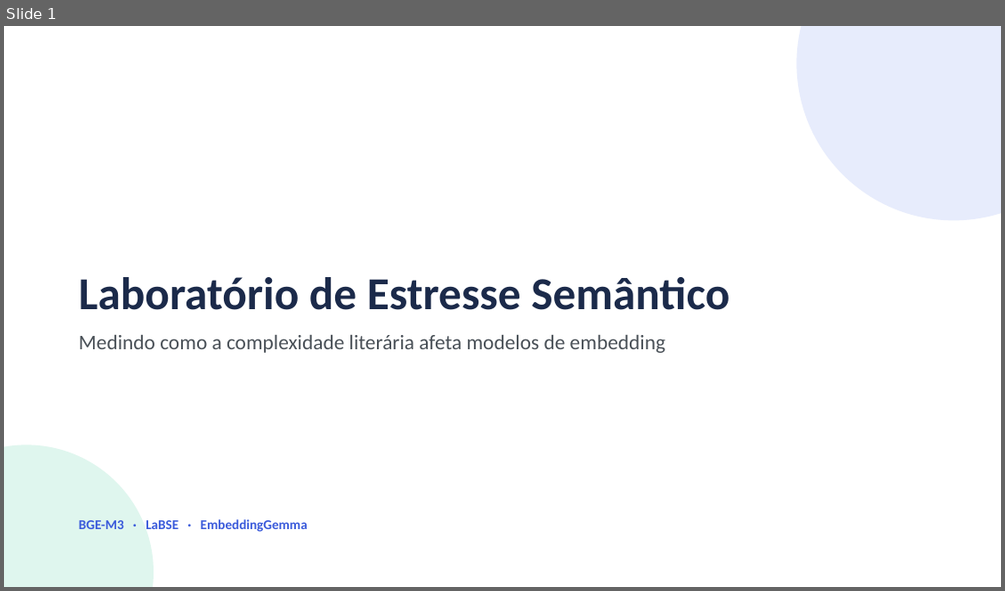
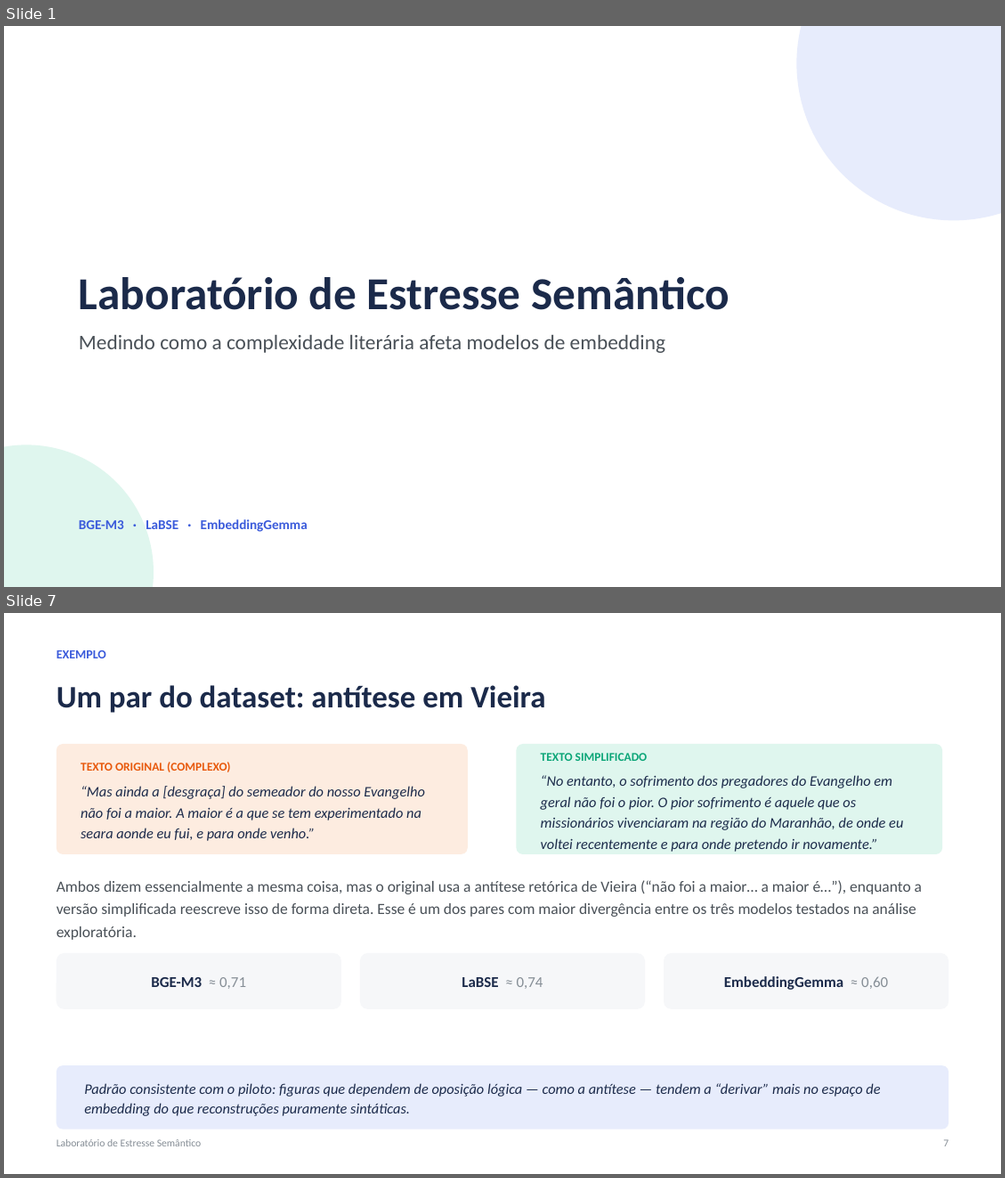
Before and after one commit to lalabohm/semantic-stress-lab, a slide deck: apresentacao/laboratorio_estresse_semantico.pptx. Shown one above the other, each under a label of ours: slide 1 before the commit, slides 1 and 7 after it; the slides between them are not shown. The pictures are 1005x591 and 1005x1178 pixels, drawn with LibreOffice and Linux fonts; fonts in the diff are those of the drawing. Boxes give left, top, right and bottom in pixels: in the first picture for what was removed or moved away, otherwise in the second. Text is boxed around its words. In the diff, an @@ line names an element or a change of style, - is before the commit and + after.

```diff
--- a/apresentacao/laboratorio_estresse_semantico.pptx
+++ b/apresentacao/laboratorio_estresse_semantico.pptx
@@ slide 7 added at (4, 613, 1001, 1174), background #FFFFFF @@
@@ text added at (57, 650, 106, 658), 12 pt, text #3B5BDB, bold @@
+EXEMPLO
@@ text added at (57, 685, 545, 713), 30 pt, text #1B2A4A, bold @@
+Um par do dataset: antítese em Vieira
@@ rounded rectangle added at (57, 744, 468, 854), fill #FDECE0, 14 pt, text #1B2A4A, italic @@
+TEXTO ORIGINAL (COMPLEXO)
+“Mas ainda a [desgraça] do semeador do nosso Evangelho não foi a maior. A maior é a que se tem experimentado na seara aonde eu fui, e para onde venho.”
@@ rounded rectangle added at (517, 744, 942, 854), fill #DFF6EE, 14 pt, text #1B2A4A, italic @@
+TEXTO SIMPLIFICADO
+“No entanto, o sofrimento dos pregadores do Evangelho em geral não foi o pior. O pior sofrimento é aquele que os missionários vivenciaram na região do Maranhão, de onde eu voltei recentemente e para onde pretendo ir novamente.”
@@ text added at (57, 880, 922, 940), 15 pt, text #495057 @@
+Ambos dizem essencialmente a mesma coisa, mas o original usa a antítese retórica de Vieira (“não foi a maior… a maior é…”), enquanto a versão simplificada reescreve isso de forma direta. Esse é um dos pares com maior divergência entre os três modelos testados na análise exploratória.
@@ rounded rectangle added at (57, 953, 341, 1009), fill #F6F7F9, 14.5 pt, text #1B2A4A, bold @@
+BGE-M3 ≈ 0,71
@@ rounded rectangle added at (360, 953, 645, 1009), fill #F6F7F9, 14.5 pt, text #1B2A4A, bold @@
+LaBSE ≈ 0,74
@@ rounded rectangle added at (663, 953, 948, 1009), fill #F6F7F9, 14.5 pt, text #1B2A4A, bold @@
+EmbeddingGemma ≈ 0,60
@@ rounded rectangle added at (57, 1065, 948, 1129), fill #E7ECFC, 14 pt, text #1B2A4A, italic @@
+Padrão consistente com o piloto: figuras que dependem de oposição lógica — como a antítese — tendem a “derivar” mais no espaço de embedding do que reconstruções puramente sintáticas.
@@ text added at (57, 1139, 201, 1146), 10 pt, text #868E96 @@
+Laboratório de Estresse Semântico
@@ text added at (943, 1139, 948, 1146), 10 pt, text #868E96 @@
+7
```
Also in this commit, not shown: 6 slides changed, 4 other slides added, 21 other files.
